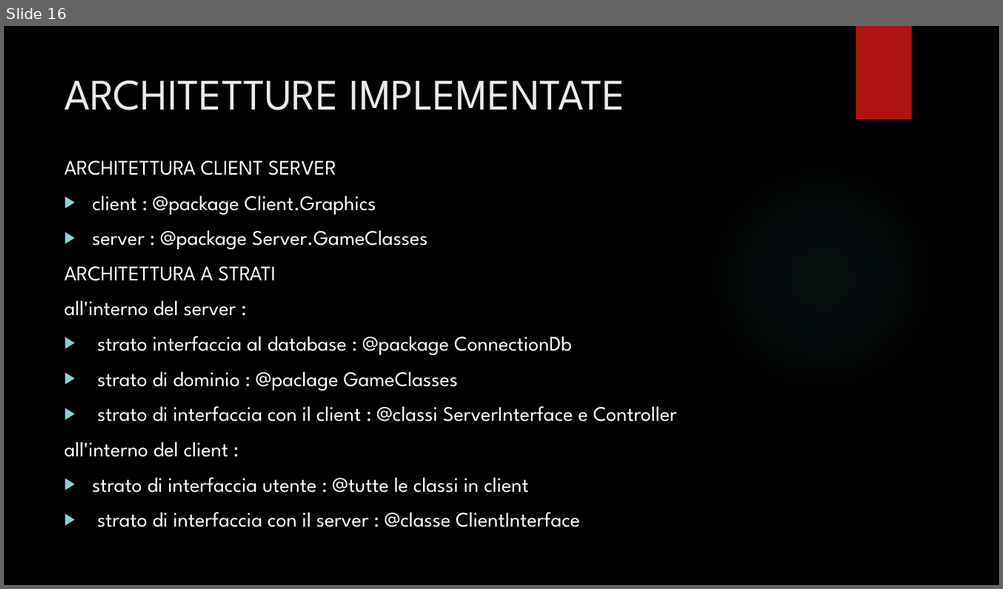
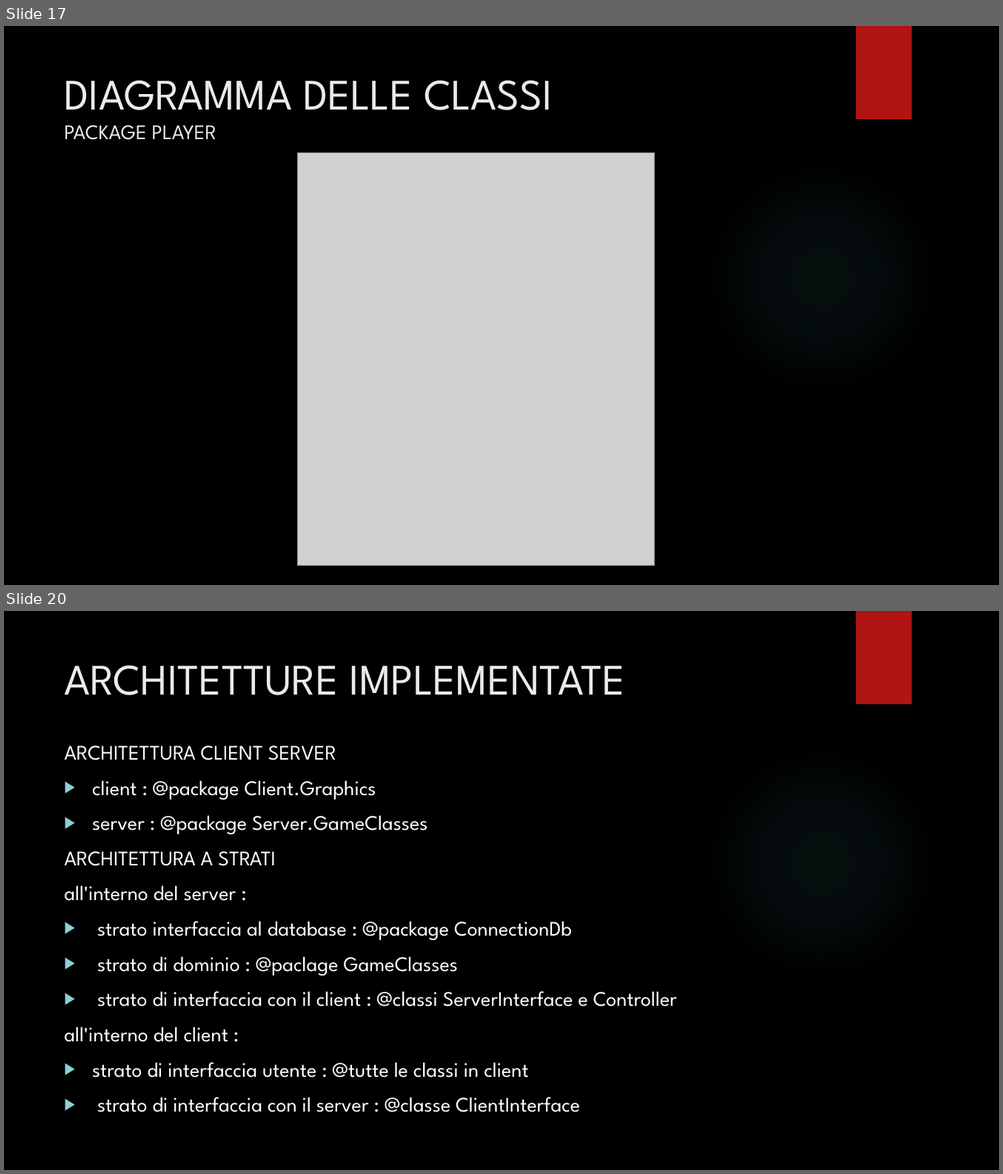
Before and after one commit to simoneminerva96/Progetto-B18, a slide deck: modelliUml/PRESENTAZIONE.pptx. Shown one above the other, each under a label of ours: slide 16 before the commit, slides 17 and 20 after it; the slides between them are not shown. The pictures are 1003x589 and 1003x1174 pixels, drawn with LibreOffice and Linux fonts; fonts in the diff are those of the drawing; grey boxes stand for pictures; background and template pictures are left out. Boxes give left, top, right and bottom in pixels: in the first picture for what was removed or moved away, otherwise in the second. Text is boxed around its words. In the diff, an @@ line names an element or a change of style, - is before the commit and + after.

```diff
--- a/modelliUml/PRESENTAZIONE.pptx
+++ b/modelliUml/PRESENTAZIONE.pptx
@@ slide 17 added at (4, 26, 999, 585), background picture (left out); not listed: 2 template elements that a slide beside it also shows @@
@@ title added at (64, 80, 552, 140), 42 pt, text #EBEBEB @@
+DIAGRAMMA DELLE CLASSI
+PACKAGE PLAYER
@@ picture added at (298, 153, 654, 566) @@
@@ what was slide 16 is now slide 20 @@
```
Also in this commit, not shown: 1 slide changed, 3 other slides added, 1 other file.
